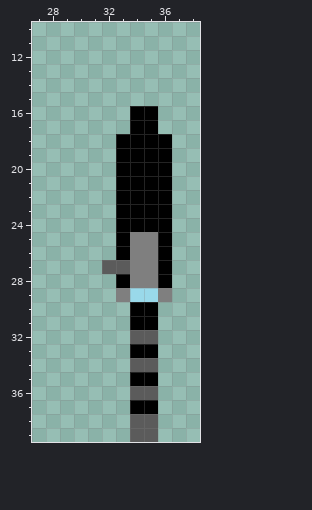
Two states of a pixel-art sprite, TankAssets/Weapon Paint/MAR/mar Down.png. Above is the file before it was changed.
The file is 40x40 pixels. Shown: x 27..38, y 10..39.
After the commit:
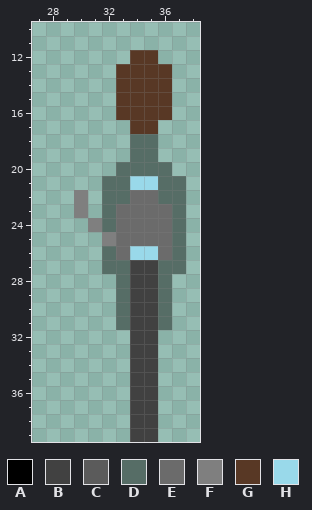
Palette (. is transparent): A #000000  B #414141  C #5b5b5b  D #566d66  E #6b6b6b  F #7f7f7f  G #583825  H #99d9ea
Diff:
@@ x 27..38 @@
 11 ............
-12 ............
-13 ............
-14 ............
-15 ............
-16 .......AA...
-17 .......AA...
-18 ......AAAA..
-19 ......AAAA..
-20 ......AAAA..
-21 ......AAAA..
-22 ......AAAA..
-23 ......AAAA..
-24 ......AAAA..
-25 ......AFFA..
-26 ......AFFA..
-27 .....CCFFA..
-28 ......AFFA..
-29 ......FHHF..
-30 .......AA...
-31 .......AA...
-32 .......CC...
-33 .......AA...
-34 .......CC...
-35 .......AA...
-36 .......CC...
-37 .......AA...
-38 .......CC...
-39 .......CC...
+12 .......GG...
+13 ......GGGG..
+14 ......GGGG..
+15 ......GGGG..
+16 ......GGGG..
+17 .......GG...
+18 .......DD...
+19 .......DD...
+20 ......DDDD..
+21 .....DDHHDD.
+22 ...F.DDEEDD.
+23 ...F.DEEEED.
+24 ....FDEEEED.
+25 .....FEEEED.
+26 .....DEHHED.
+27 .....DDBBDD.
+28 ......DBBD..
+29 ......DBBD..
+30 ......DBBD..
+31 ......DBBD..
+32 .......BB...
+33 .......BB...
+34 .......BB...
+35 .......BB...
+36 .......BB...
+37 .......BB...
+38 .......BB...
+39 .......BB...
Boxes around the changes in both pictures, in picture pixels (x1, y1, x2, y2):
changed: (74, 50, 186, 442)
